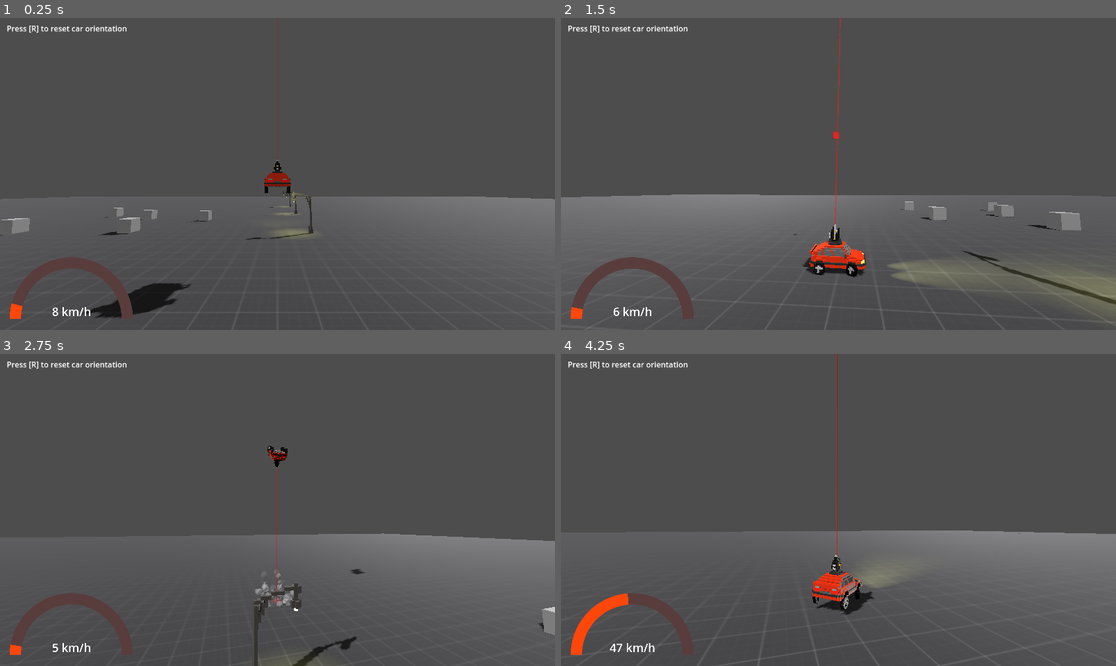
Above: before the commit, frames 1-4 (two rows, left to right).
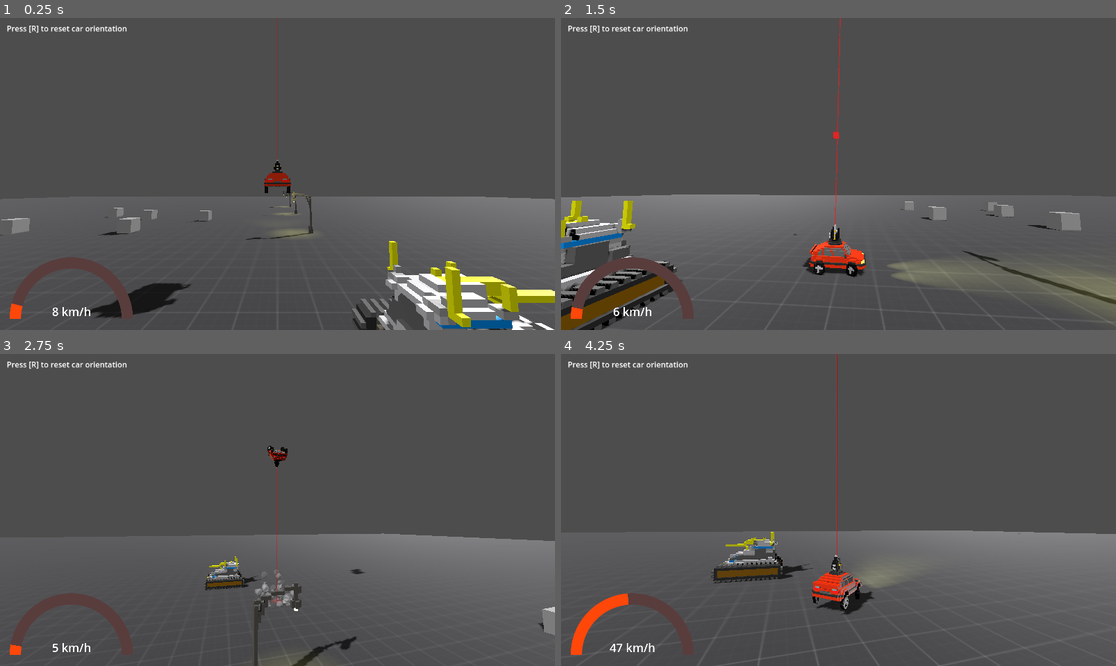
Above: after the commit, the same moments.

Repository: applejag/bornhack-2024-game
Game: Godot game, scene res://scenes/world.tscn
Two runs of this game, one before a commit and one after it. Both use one fixed random seed, a clock stepped at 60 frames per second and the inputs below.
Inputs:
- Up to frame 1 (0.25 s): no input
- Up to frame 2 (1.5 s): tap R (reset_car) at 0.5, 1.25 s; hold D (steer_right) 0.53-1.28 s; tap Ctrl (fire) at 0.6, 1.35 s; tap Space (jump) at 0.77 s; hold S (move_back) from 1.28 s (still down)
- Up to frame 3 (2.75 s): tap Space (jump) at 1.52 s; tap R (reset_car) at 2 s; release S (move_back) at 2.03 s; hold D (steer_right) from 2.03 s (still down); tap Ctrl (fire) at 2.1 s
- Up to frame 4 (4.25 s): tap R (reset_car) at 2.75, 3.5 s; release D (steer_right) at 2.78 s; hold W (move_forward) 2.78-3.53 s; tap Ctrl (fire) at 2.85, 3.6 s; tap Space (jump) at 3.02, 3.77 s; hold A (steer_left) from 3.53 s (still down)

The runs differ from the first frame. In frame 1, 4.2% of the frame differs, in the area x 63-100%, y 71-100%; in frame 2, 3.7%; in frame 3, 0.4%; in frame 4, 1.2%.

Commit message:
Tank

Diff:
--- /dev/null
+++ b/scenes/tank1.tscn
@@ -0,0 +1,43 @@
+[gd_scene load_steps=6 format=3 uid="uid://wklnh5bbbv0w"]
+
+[ext_resource type="PackedScene" uid="uid://c3tocc7oitrjg" path="res://models/tank1.gltf" id="1_3r31d"]
+[ext_resource type="Script" path="res://scenes/health.gd" id="1_h3ebx"]
+
+[sub_resource type="CapsuleShape3D" id="CapsuleShape3D_un67q"]
+radius = 0.344616
+height = 2.99785
+
+[sub_resource type="BoxShape3D" id="BoxShape3D_r0557"]
+size = Vector3(1, 1.2489, 1)
+
+[sub_resource type="BoxShape3D" id="BoxShape3D_xggio"]
+size = Vector3(0.426025, 2.36008, 1.75098)
+
+[node name="tank1" type="CharacterBody3D"]
+
+[node name="Health" type="Node" parent="."]
+script = ExtResource("1_h3ebx")
+health = 5
+max_health = 5
+
+[node name="tank1" parent="." instance=ExtResource("1_3r31d")]
+
+[node name="wheel right" type="CollisionShape3D" parent="."]
+transform = Transform3D(-4.37114e-08, 1, 0, -1, -4.37114e-08, 0, 0, 0, 1, 0, 0.357935, 1.15626)
+shape = SubResource("CapsuleShape3D_un67q")
+
+[node name="wheel left" type="CollisionShape3D" parent="."]
+transform = Transform3D(-4.37114e-08, 1, 0, -1, -4.37114e-08, 0, 0, 0, 1, 0, 0.358, -1.156)
+shape = SubResource("CapsuleShape3D_un67q")
+
+[node name="body" type="CollisionShape3D" parent="."]
+transform = Transform3D(-4.37114e-08, 1, 0, -1, -4.37114e-08, 0, 0, 0, 1, -0.481378, 1.14824, -0.00171888)
+shape = SubResource("BoxShape3D_r0557")
+
+[node name="body2" type="CollisionShape3D" parent="."]
+transform = Transform3D(-4.37114e-08, 1, 0, -1, -4.37114e-08, 0, 0, 0, 1, -0.0609694, 0.407247, -0.000254035)
+shape = SubResource("BoxShape3D_xggio")
+
+[connection signal="health_depleted" from="Health" to="." method="queue_free"]
+
+[editable path="tank1"]
--- a/scenes/world.tscn
+++ b/scenes/world.tscn
@@ -6,6 +6,7 @@
 [ext_resource type="Script" path="res://scenes/speedometer.gd" id="3_kxqka"]
 [ext_resource type="PackedScene" uid="uid://ctvbdf6s8kgus" path="res://models/light_post.tscn" id="5_57wtt"]
 [ext_resource type="Script" path="res://scenes/health.gd" id="6_hegfg"]
+[ext_resource type="PackedScene" uid="uid://wklnh5bbbv0w" path="res://scenes/tank1.tscn" id="7_dp2in"]
 
 [sub_resource type="PlaneMesh" id="PlaneMesh_23hjl"]
 
@@ -181,6 +182,9 @@
 [node name="CollisionShape3D" type="CollisionShape3D" parent="Enemy5"]
 shape = SubResource("BoxShape3D_ev1p2")
 
+[node name="CharacterBody3D" parent="." instance=ExtResource("7_dp2in")]
+transform = Transform3D(1, 0, 0, 0, 1, 0, 0, 0, 1, 3.1224, 0, 5.12709)
+
 [connection signal="health_depleted" from="Enemy/Health" to="Enemy" method="queue_free"]
 [connection signal="health_depleted" from="Enemy2/Health" to="Enemy2" method="queue_free"]
 [connection signal="health_depleted" from="Enemy3/Health" to="Enemy3" method="queue_free"]
Not shown, added: models/tank1.gltf
Not shown, added: models/tank1.gltf.import
Binary file added: models/tank1_0.png
Not shown, added: models/tank1_0.png.import
Not shown: 1 places in scenes/world.tscn that only renumber resources
